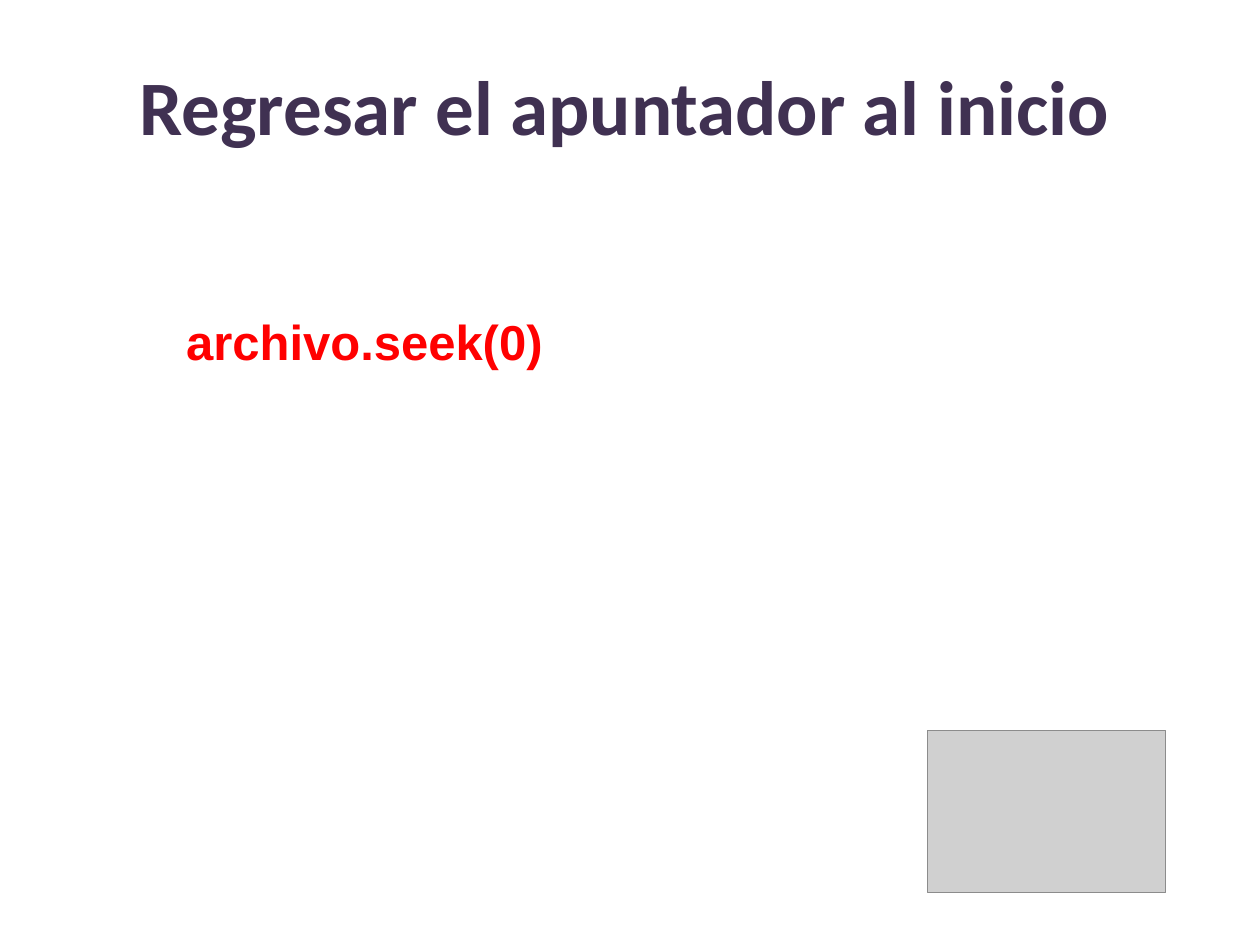
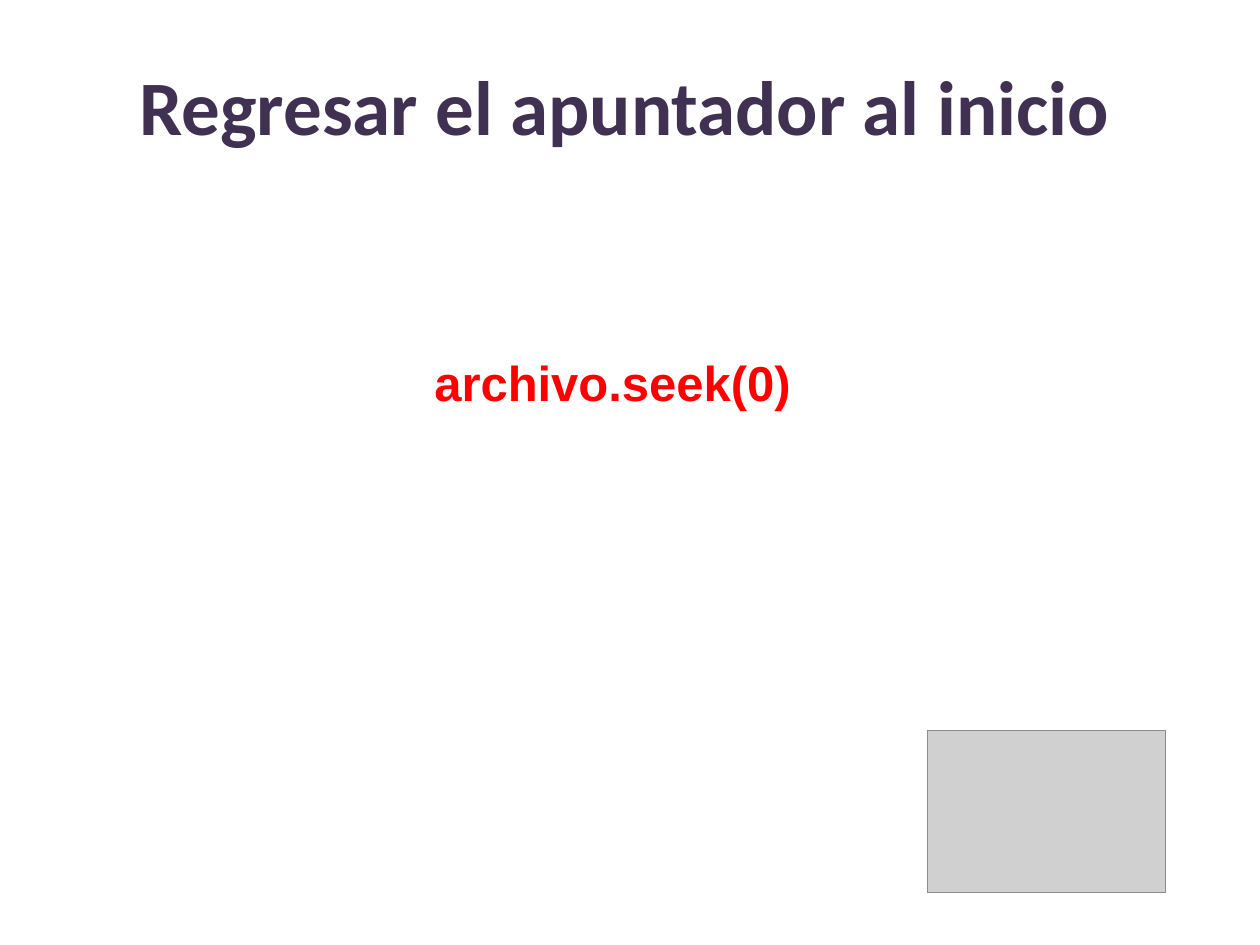
Before and after one commit to lizetheP/PensamientoC, a slide deck: slide 12 of calendario/documentos/10_Archivos.pptx. Drawn at 1260x945 pixels with LibreOffice and Linux fonts; fonts in the diff are those of the drawing; grey boxes stand for pictures. Boxes give left, top, right and bottom in pixels: in the first picture for what was removed or moved away, otherwise in the second. Text is boxed around its words. In the diff, an @@ line names an element or a change of style, - is before the commit and + after.

```diff
--- a/calendario/documentos/10_Archivos.pptx
+++ b/calendario/documentos/10_Archivos.pptx
@@ text "archivo.seek(0)" moved from (x1=186, y1=324, x2=542, y2=370) to (x1=434, y1=365, x2=790, y2=411) @@
```
Also in this commit, not shown: 14 other slides changed, 4 other files.
